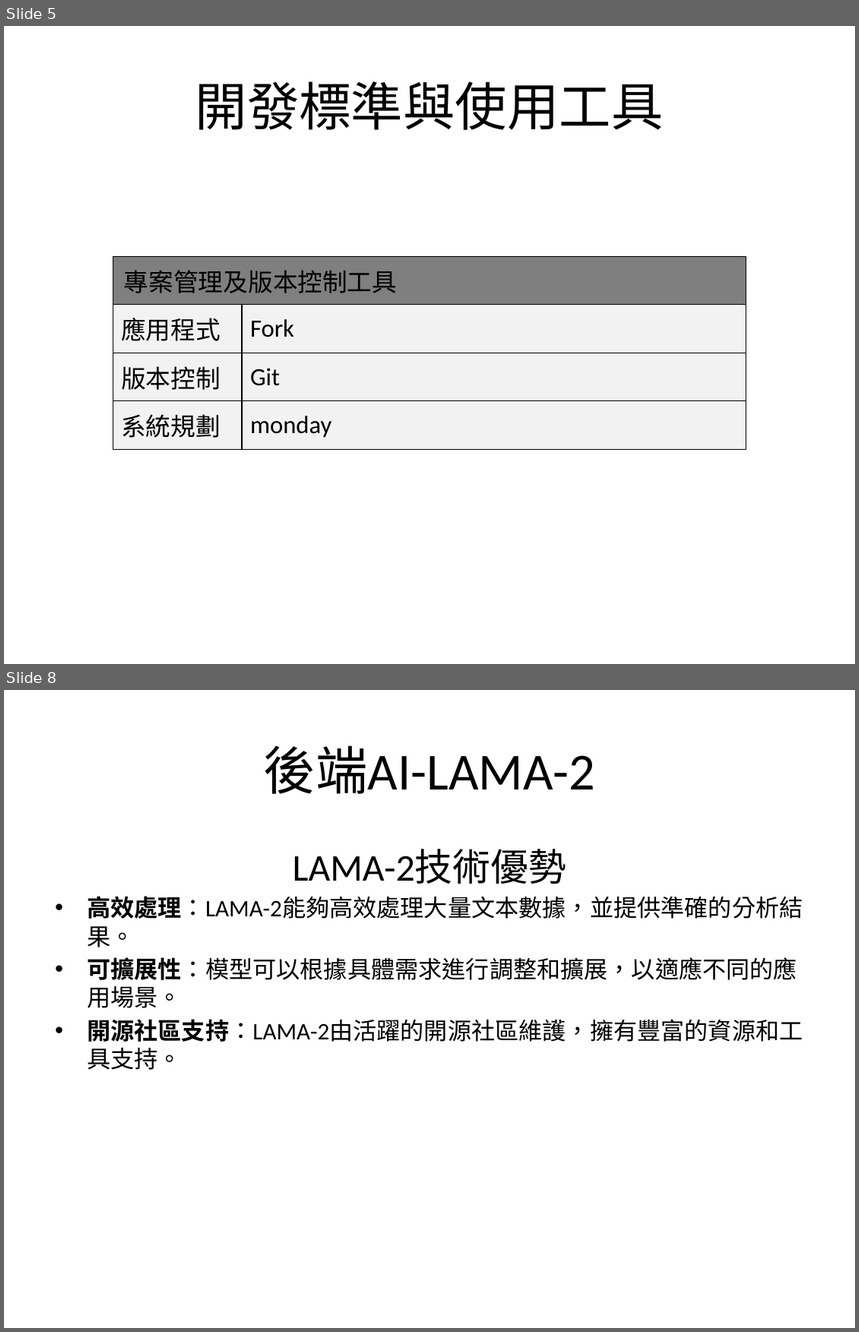
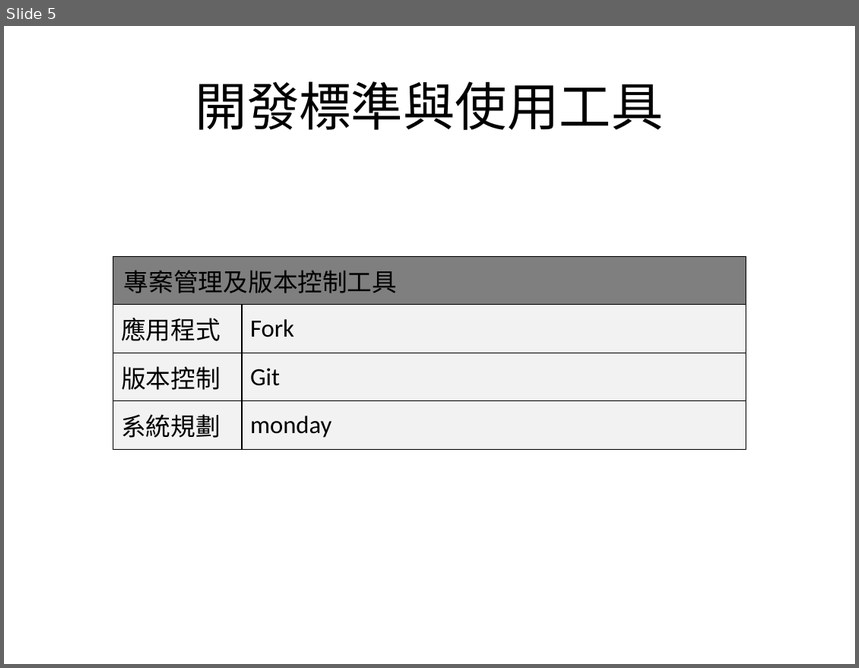
Before and after one commit to Liaoesn/NTUB-ESN-Frontend, a slide deck: document/第一次專題PPT-林東建.pptx. Shown one above the other, each under a label of ours: slides 5 and 8 before the commit, slide 5 after it; the slides between them are not shown. The pictures are 859x1332 and 859x668 pixels, drawn with LibreOffice and Linux fonts; fonts in the diff are those of the drawing. Boxes give left, top, right and bottom in pixels: in the first picture for what was removed or moved away, otherwise in the second. Text is boxed around its words. In the diff, an @@ line names an element or a change of style, - is before the commit and + after.

```diff
--- a/document/第一次專題PPT-林東建.pptx
+++ b/document/第一次專題PPT-林東建.pptx
@@ slide 8 removed at (4, 690, 855, 1328), background #FFFFFF @@
@@ title removed at (264, 745, 595, 794) @@
-後端AI-LAMA-2
@@ text removed at (87, 850, 803, 1070) @@
-LAMA-2技術優勢
-• 高效處理：LAMA-2能夠高效處理大量文本數據，並提供準確的分析結果。
-• 可擴展性：模型可以根據具體需求進行調整和擴展，以適應不同的應用場景。
-• 開源社區支持：LAMA-2由活躍的開源社區維護，擁有豐富的資源和工具支持。
```
Also in this commit, not shown: 1 slide changed, 1 other slide removed, 1 other file.
